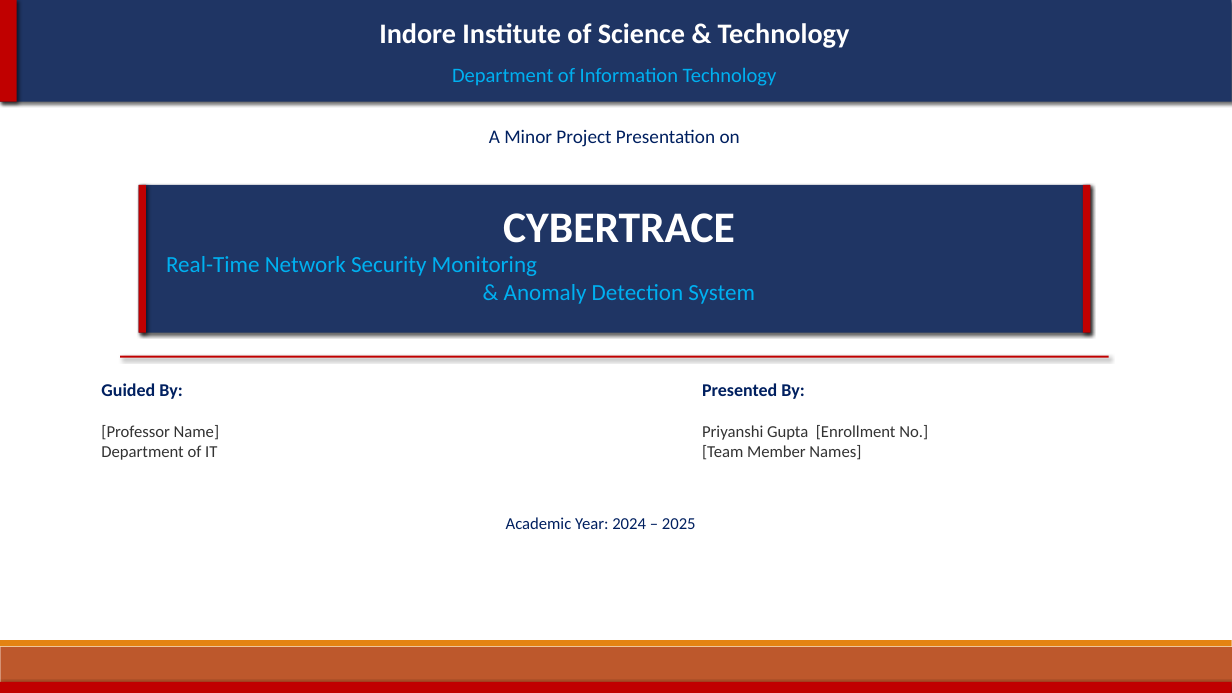
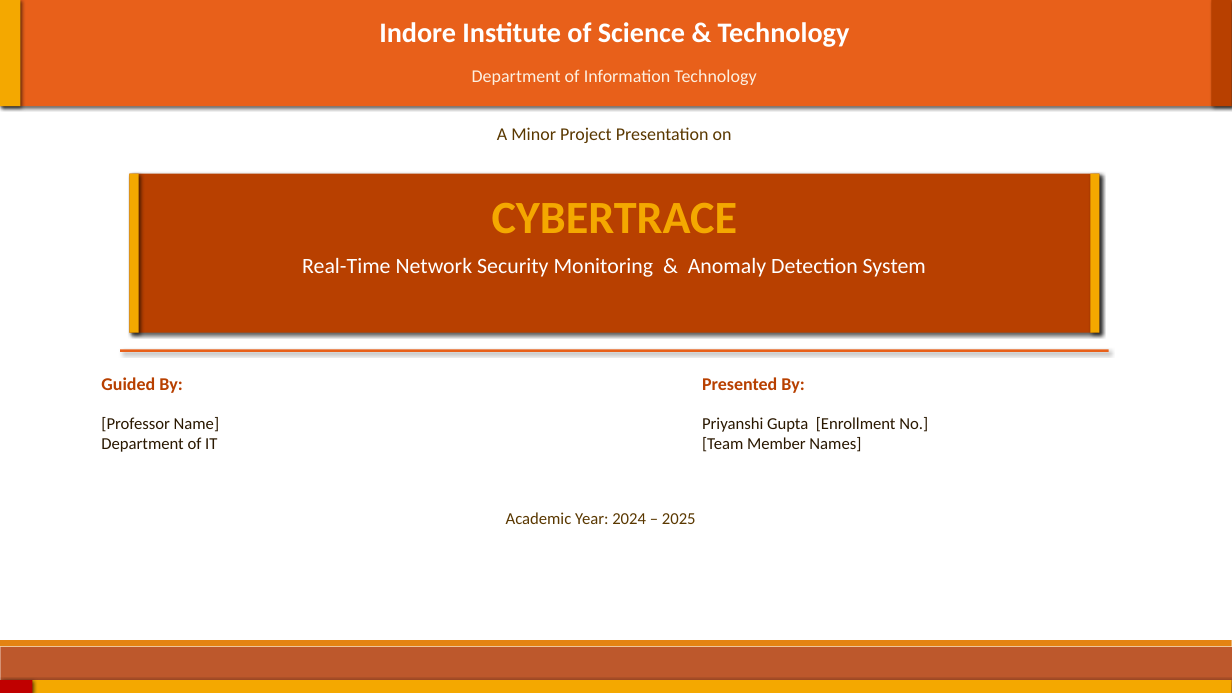
Before and after one commit to Priyanshi27G/CyberTrace, a slide deck: slide 1 of CyberTrace_Viva_Presentation.pptx. Drawn at 1232x693 pixels with LibreOffice and Linux fonts; fonts in the diff are those of the drawing. Boxes give left, top, right and bottom in pixels: in the first picture for what was removed or moved away, otherwise in the second. Text is boxed around its words. In the diff, an @@ line names an element or a change of style, - is before the commit and + after.

```diff
--- a/CyberTrace_Viva_Presentation.pptx
+++ b/CyberTrace_Viva_Presentation.pptx
@@ rectangle: place and size @@
-rectangle at bbox=[0, 0, 1232, 102]
+rectangle at bbox=[0, 0, 1232, 106]
@@ rectangle at bbox=[0, 0, 1232, 106]: fill #1F3564 to #E8601A @@
@@ rectangle: place and size @@
-rectangle at bbox=[0, 0, 17, 102]
+rectangle at bbox=[0, 0, 20, 106]
@@ rectangle added at bbox=[1212, 0, 1232, 106], fill #B84000 @@
@@ text "Department of Information Technology" at bbox=[472, 69, 756, 85]: size 16 to 14 pt, text colour #00B0F0 to #FDF0E0 @@
@@ text "A Minor Project Presentation on" at bbox=[497, 127, 732, 143]: size 15 to 14 pt, text colour #002060 to #5A3800 @@
@@ fill #C00000 to #F4A800 in 3 elements at bbox=[0, 0, 20, 106], bbox=[0, 680, 1232, 693], bbox=[129, 174, 139, 333] @@
@@ rectangle: place and size @@
-rectangle at bbox=[139, 185, 1091, 333]
+rectangle at bbox=[129, 174, 1100, 333]
@@ rectangle at bbox=[129, 174, 1100, 333]: fill #1F3564 to #B84000 @@
@@ rectangle: place and size @@
-rectangle at bbox=[1083, 185, 1091, 333]
+rectangle at bbox=[129, 174, 139, 333]
@@ rectangle added at bbox=[1091, 174, 1100, 333], fill #F4A800 @@
@@ rectangle removed at bbox=[139, 185, 146, 333] @@
@@ text "CYBERTRACE": place and size @@
-text "CYBERTRACE" at bbox=[503, 213, 735, 243]
+text "CYBERTRACE" at bbox=[492, 203, 738, 233]
@@ text "CYBERTRACE" at bbox=[492, 203, 738, 233]: size 34 to 36 pt, text colour #FFFFFF to #F4A800 @@
@@ text "Real-Time Network Security Monitoring & ...": place and size @@
-text "Real-Time Network Security Monitoring & ..." at bbox=[166, 256, 755, 304]
+text "Real-Time Network Security Monitoring & ..." at bbox=[302, 258, 926, 277]
@@ text "Real-Time Network Security Monitoring & ..." at bbox=[302, 258, 926, 277]: size 18 to 17 pt, text colour #00B0F0 to #FFFFFF @@
@@ 2 texts, 1 rectangle: place and size @@
-2 texts, 1 rectangle at bbox=[101, 356, 1109, 460]
+2 texts, 1 rectangle at bbox=[101, 349, 1109, 452]
@@ rectangle at bbox=[120, 349, 1109, 352]: fill #C00000 to #E8601A @@
@@ text "Guided By:" at bbox=[101, 377, 182, 393]: text colour #002060 to #B84000 @@
@@ text "Presented By:" at bbox=[702, 377, 804, 393]: text colour #002060 to #B84000 @@
@@ text "[Professor Name] Department of IT" at bbox=[101, 417, 219, 452]: text colour #333333 to #2A1800 @@
@@ text "Priyanshi Gupta [Enrollment No.] [Team ..." at bbox=[702, 417, 928, 452]: text colour #333333 to #2A1800 @@
@@ text "Academic Year: 2024 – 2025" at bbox=[506, 512, 696, 524]: text colour #002060 to #5A3800 @@
@@ rectangle added at bbox=[0, 680, 32, 693], fill #C00000 @@
```
Also in this commit, not shown: 8 other slides changed, 1 other file.
